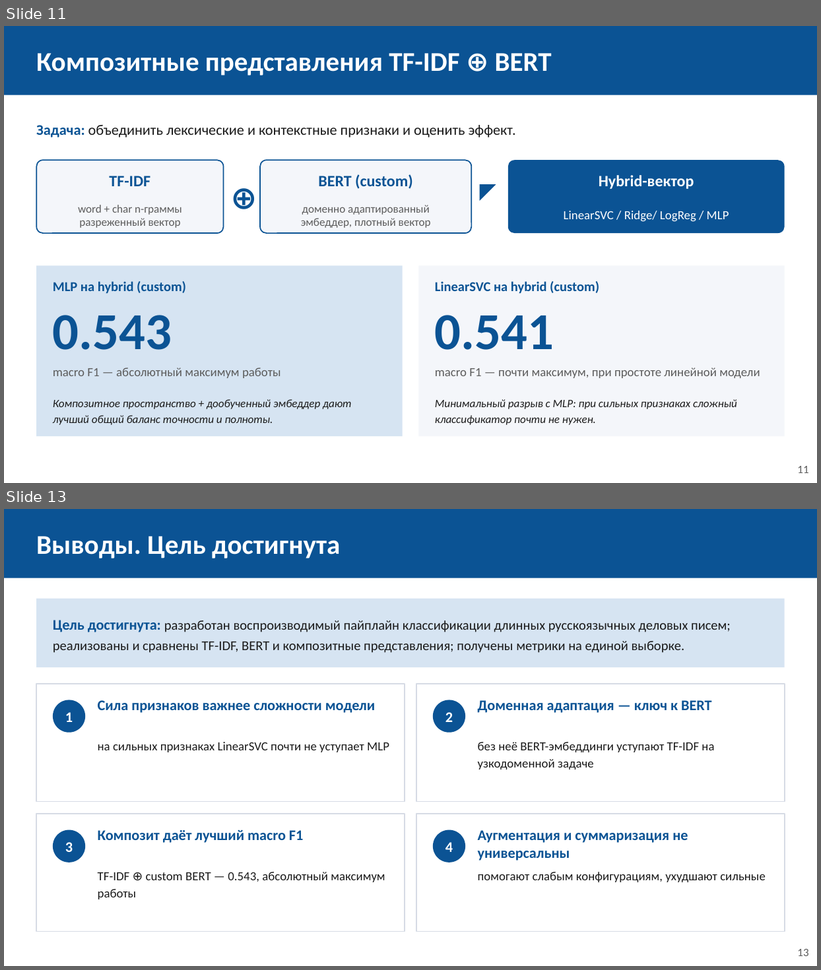
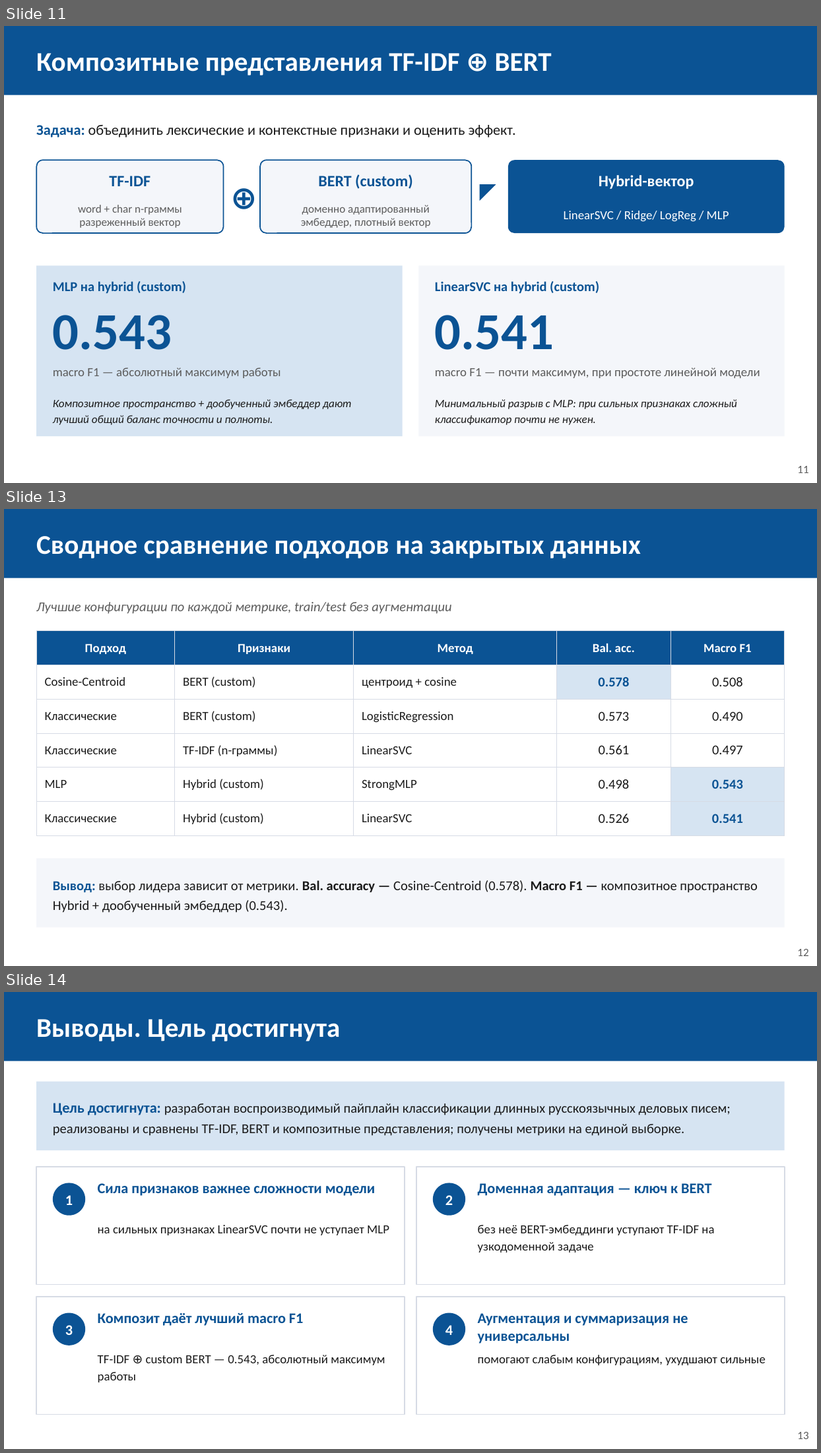
Before and after one commit to sevaTechoPark/mifi-vkr, a slide deck: defence/vkr_defense.pptx. Shown one above the other, each under a label of ours: slides 11 and 13 before the commit, slides 11, 13 and 14 after it; the slides between them are not shown. The pictures are 821x970 and 821x1453 pixels, drawn with LibreOffice and Linux fonts; fonts in the diff are those of the drawing. Boxes give left, top, right and bottom in pixels: in the first picture for what was removed or moved away, otherwise in the second. Text is boxed around its words. In the diff, an @@ line names an element or a change of style, - is before the commit and + after.

```diff
--- a/defence/vkr_defense.pptx
+++ b/defence/vkr_defense.pptx
@@ slide 13 added at <box>4,509,817,966</box>, background #FFFFFF @@
@@ rectangle added at <box>4,509,817,578</box>, fill #0B5394 @@
@@ text added at <box>36,536,641,559</box>, 24 pt, text #FFFFFF, bold @@
+Сводное сравнение подходов на закрытых данных
@@ text added at <box>36,602,451,614</box>, 12 pt, text #5C5C5C, italic @@
+Лучшие конфигурации по каждой метрике, train/test без аугментации
@@ table added at <box>36,631,785,836</box>, 6 rows, 5 columns @@
+Подход | Признаки | Метод | Bal. acc. | Macro F1
+Cosine-Centroid | BERT (custom) | центроид + cosine | 0.578 | 0.508
+Классические | BERT (custom) | LogisticRegression | 0.573 | 0.490
+Классические | TF-IDF (n-граммы) | LinearSVC | 0.561 | 0.497
+MLP | Hybrid (custom) | StrongMLP | 0.498 | 0.543
+Классические | Hybrid (custom) | LinearSVC | 0.526 | 0.541
@@ rectangle added at <box>36,859,785,927</box>, fill #F4F6FA @@
@@ text added at <box>53,881,758,913</box>, 12 pt, text #1A1A1A @@
+Вывод: выбор лидера зависит от метрики. Bal. accuracy — Cosine-Centroid (0.578). Macro F1 — композитное пространство Hybrid + дообученный эмбеддер (0.543).
@@ text added at <box>797,949,809,956</box>, 10 pt, text #5C5C5C @@
+12
@@ what was slide 13 is now slide 14 @@
```
Also in this commit, not shown: 8 slides changed, 1 other slide added, 1 slide removed, 1 other file.
